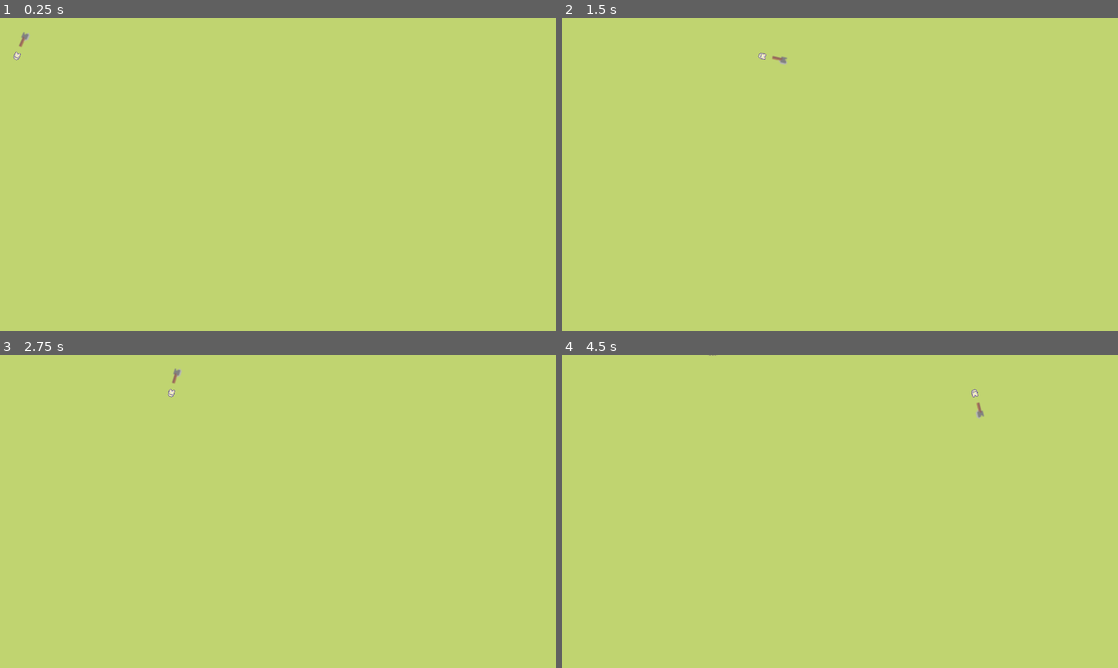
Above: before the commit, frames 1-4 (two rows, left to right).
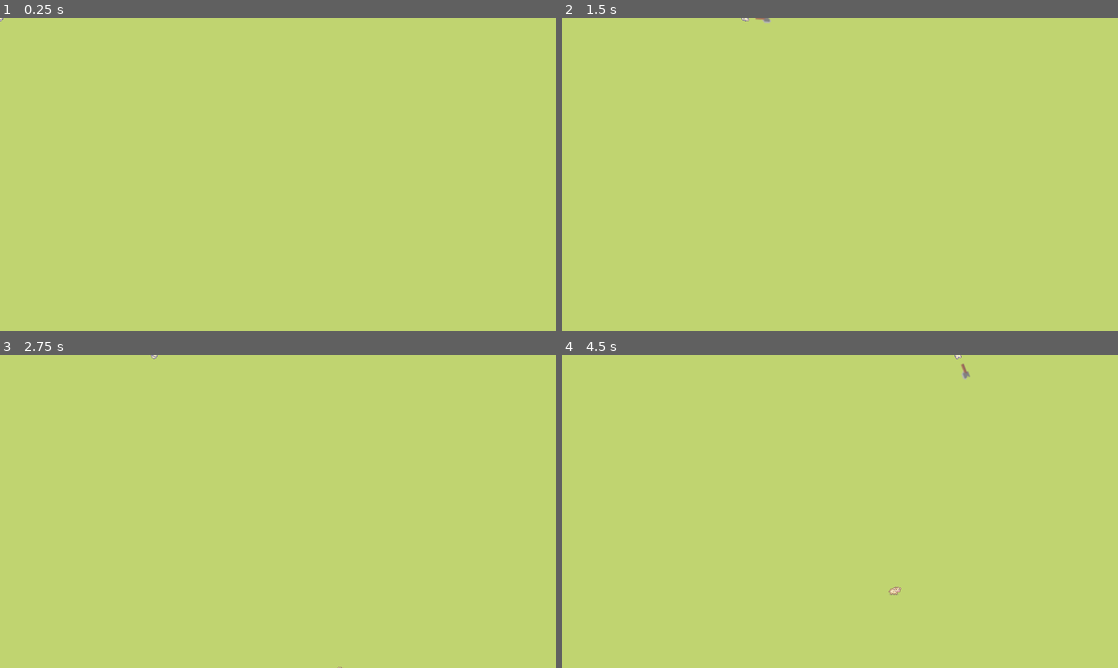
Above: after the commit, the same moments.

Repository: j22-robertson/GoGodot4JamLessIsMore
Game: Godot game, scene res://node_2d.tscn
Two runs of this game, one before a commit and one after it. Both use one fixed random seed, a clock stepped at 60 frames per second and the inputs below.
Inputs (mouse positions are in pixels of both pictures, inside the frame that each line leads up to):
- Up to frame 1 (0.25 s): no input
- Up to frame 2 (1.5 s): tap Enter (ui_accept) at 0.5, 0.77 s; move the mouse to (962, 158) at 0.52 s; hold D (Right) from 0.53 s (still down); move the mouse to (728, 190) at 1.27 s
- Up to frame 3 (2.75 s): tap Enter (ui_accept) at 1.52 s; move the mouse to (333, 442) at 2.02 s; release D (Right) at 2.03 s; hold A (Left) from 2.03 s (still down)
- Up to frame 4 (4.5 s): move the mouse to (812, 574) at 2.77 s; release A (Left) at 2.78 s; hold D (Right) 2.78-4.28 s; tap Enter (ui_accept) at 3.02, 3.77 s; move the mouse to (1006, 558) at 3.52 s; move the mouse to (673, 464) at 4.27 s; hold A (Left) from 4.28 s (still down)

The runs differ from the first frame. In frame 1, less than 0.1% of the frame differs, in the area x 0-6%, y 0-14%; in frame 2, 0.1%; in frame 3, less than 0.1%; in frame 4, 0.2%, in the area x 26-76%, y 0-77%.

Commit message:
Enemies now respawn with random positions

Diff:
--- a/Enemy Pool.gd
+++ b/Enemy Pool.gd
@@ -7,7 +7,6 @@
 @export var target : Node2D;
 @export var duration_between_spawns = 5.0;
 var timer = 0.0;
-
 
 # Called when the node enters the scene tree for the first time.
 func _ready():
@@ -26,6 +25,7 @@
 func spawn_enemy():
 	var obj = enemy_pool.pop_back();
 	obj.target = target;
+	#obj.parent = self;
 	obj.enable();
 	return obj
 	pass
@@ -49,7 +49,10 @@
 	pass
 
 
-
+func _on_refund(obj):
+	obj.disable()
+	enemy_pool.push_back(obj)
+	pass
 
 func _on_level_player_spawned(player):
 	target = player;
--- a/Enemy.gd
+++ b/Enemy.gd
@@ -3,6 +3,8 @@
 @export var speed =100;
 var setup : bool = false;
 var target: Node2D;
+var parent : Node2D;
+
 
 # Called when the node enters the scene tree for the first time.
 func _ready():
--- a/EnemyController.gd
+++ b/EnemyController.gd
@@ -15,16 +15,20 @@
 
 func enable():
 	rigid_body.set_physics_process( true)
-	$Enemy_Body/CollisionShape2D.disabled = false;
+	$Enemy_Body/CollisionShape2D.set_deferred("disabled", false);
 	$Enemy_Body/AnimatedSprite2D.play()
+	rigid_body.respawn()
 
 	visible = true
 	pass
 
+
 func disable():
+
 	rigid_body.set_physics_process(false)
 	$Enemy_Body/CollisionShape2D.set_deferred("disabled", true);
 	$Enemy_Body/AnimatedSprite2D.pause()
 	hide()
+
 	pass
 # Called every frame. 'delta' is the elapsed time since the previous frame.
--- a/cow.gd
+++ b/cow.gd
@@ -16,7 +16,12 @@
 
 
 # Called every frame. 'delta' is the elapsed time since the previous frame.
-
+func respawn():
+	var x = randf_range(-1920.0,1920.0)
+	var y= randf_range(-1080.0,1080.0)
+	var new_position = Vector2(x,y);
+	move_and_collide(new_position)
+	pass
 
 func _physics_process(delta):
 	if position.distance_to(target.get_player_position())>10.0 && !charge:
--- a/enemy_base.tscn
+++ b/enemy_base.tscn
@@ -17,7 +17,7 @@
 [node name="AnimatedSprite2D" type="AnimatedSprite2D" parent="Enemy_Body"]
 scale = Vector2(0.974359, 1.01963)
 sprite_frames = ExtResource("2_hyw18")
-frame_progress = 0.919062
+frame_progress = 0.739712
 
 [node name="CollisionShape2D" type="CollisionShape2D" parent="Enemy_Body"]
 scale = Vector2(1.5, 1.5)
--- a/node_2d.tscn
+++ b/node_2d.tscn
@@ -11,7 +11,6 @@
 [node name="Level" parent="." instance=ExtResource("2_ulvsq")]
 
 [node name="Player" parent="." instance=ExtResource("2_lhpr1")]
-position = Vector2(35, 79)
 
 [node name="Enemy Pool" parent="." node_paths=PackedStringArray("target") instance=ExtResource("3_l01vq")]
 max_spawn = 1000
--- a/weapon_base.gd
+++ b/weapon_base.gd
@@ -26,7 +26,7 @@
 
 
 func _on_area_2d_body_entered(body: Node2D):
-	body.get_parent().disable()
+	body.get_parent().get_parent()._on_refund(body.get_parent())
 
 
 	pass # Replace with function body.
